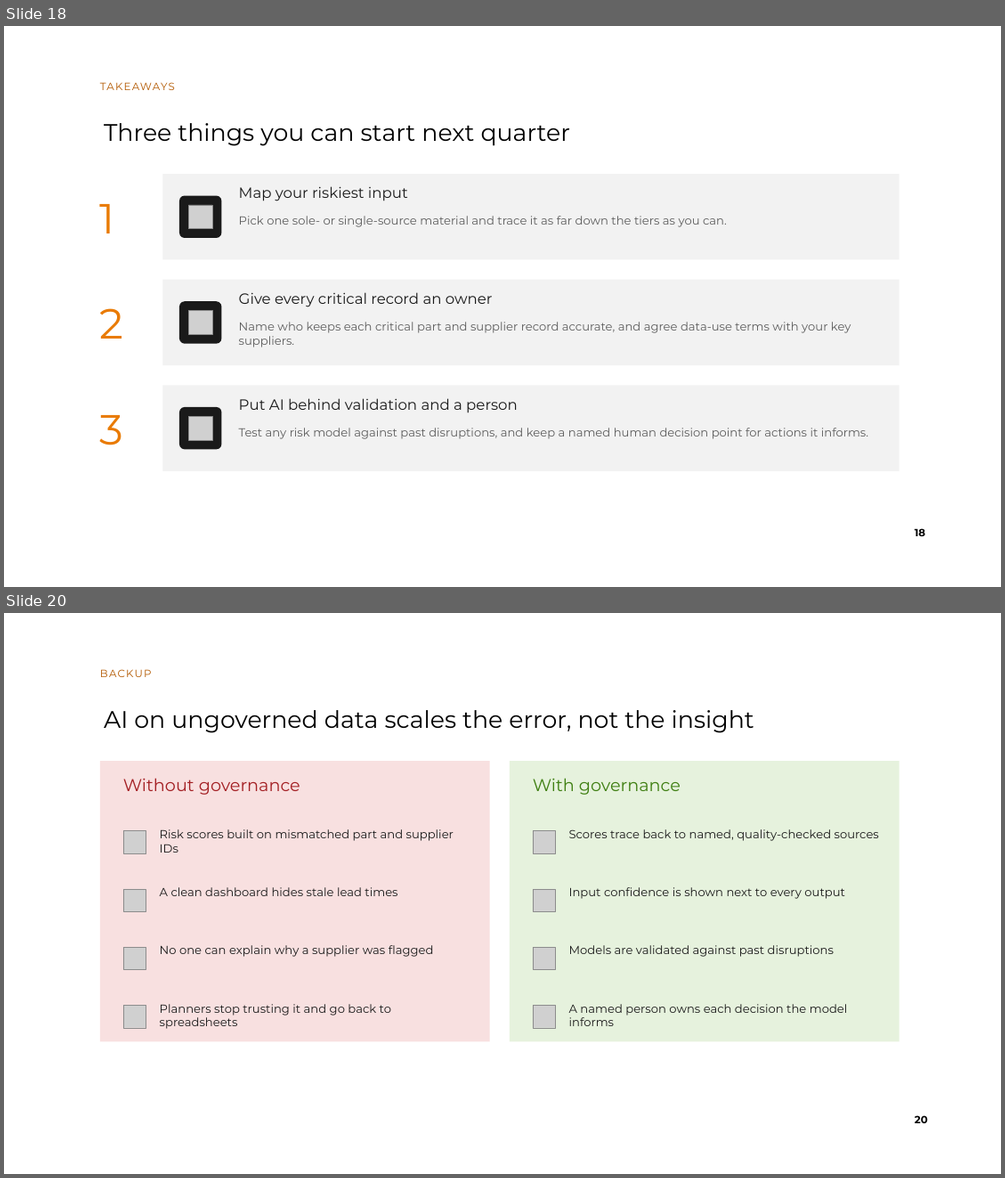
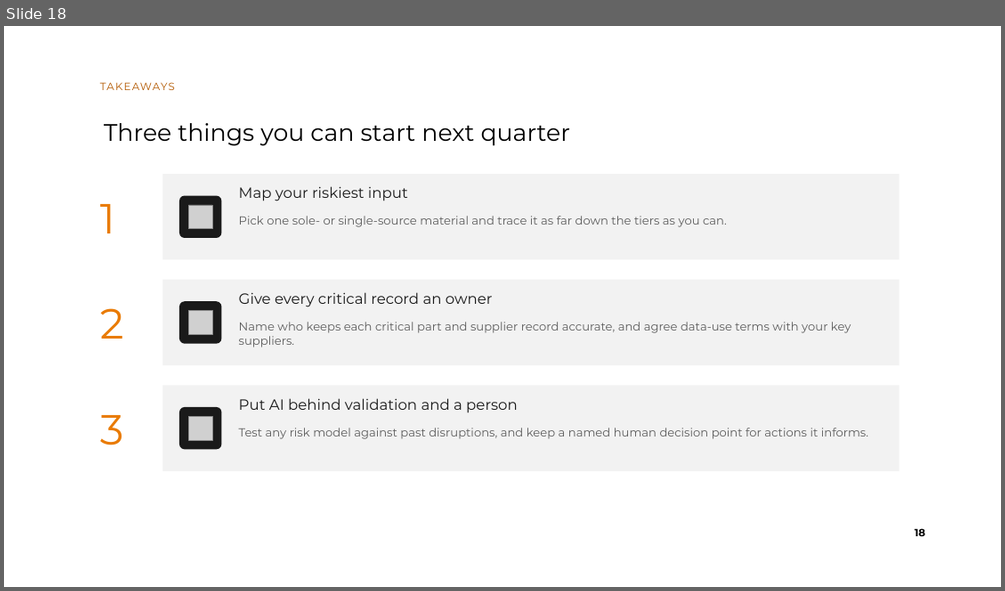
Before and after one commit to rajk2888/Bellevue-University, a slide deck: semicon-west/semicon-west-supply-chain-risk-SCW26.pptx. Shown one above the other, each under a label of ours: slides 18 and 20 before the commit, slide 18 after it; the slides between them are not shown. The pictures are 1005x1178 and 1005x591 pixels, drawn with LibreOffice and Linux fonts; fonts in the diff are those of the drawing; grey boxes stand for pictures; background and template pictures are left out. Boxes give left, top, right and bottom in pixels: in the first picture for what was removed or moved away, otherwise in the second. Text is boxed around its words. In the diff, an @@ line names an element or a change of style, - is before the commit and + after.

```diff
--- a/semicon-west/semicon-west-supply-chain-risk-SCW26.pptx
+++ b/semicon-west/semicon-west-supply-chain-risk-SCW26.pptx
@@ slide 20 removed at <box>4,613,1001,1174</box>, background #FFFFFF @@
@@ text removed at <box>100,667,901,684</box> @@
-BACKUP
@@ title removed at <box>104,710,754,733</box> @@
-AI on ungoverned data scales the error, not the insight
@@ rectangle removed at <box>100,761,490,1041</box> @@
@@ rectangle removed at <box>510,761,898,1041</box> @@
@@ text removed at <box>123,778,300,795</box> @@
-Without governance
@@ text removed at <box>533,778,680,795</box> @@
-With governance
@@ picture removed at <box>123,831,146,853</box> @@
@@ text removed at <box>160,829,453,852</box> @@
-Risk scores built on mismatched part and supplier IDs
@@ picture removed at <box>533,831,555,853</box> @@
@@ text removed at <box>569,829,879,841</box> @@
-Scores trace back to named, quality-checked sources
@@ picture removed at <box>123,889,146,911</box> @@
@@ text removed at <box>160,887,397,896</box> @@
-A clean dashboard hides stale lead times
@@ picture removed at <box>533,889,555,911</box> @@
@@ text removed at <box>569,887,845,899</box> @@
-Input confidence is shown next to every output
@@ picture removed at <box>123,947,146,969</box> @@
@@ text removed at <box>160,945,434,957</box> @@
-No one can explain why a supplier was flagged
@@ picture removed at <box>533,947,555,969</box> @@
@@ text removed at <box>569,945,833,957</box> @@
-Models are validated against past disruptions
@@ picture removed at <box>123,1005,146,1028</box> @@
@@ text removed at <box>160,1004,391,1029</box> @@
-Planners stop trusting it and go back to spreadsheets
@@ picture removed at <box>533,1005,555,1028</box> @@
@@ text removed at <box>569,1004,848,1026</box> @@
-A named person owns each decision the model informs
@@ page number removed at <box>914,1115,928,1123</box> @@
-20
```
Also in this commit, not shown: 5 slides changed, 1 other slide removed, 2 other files.
